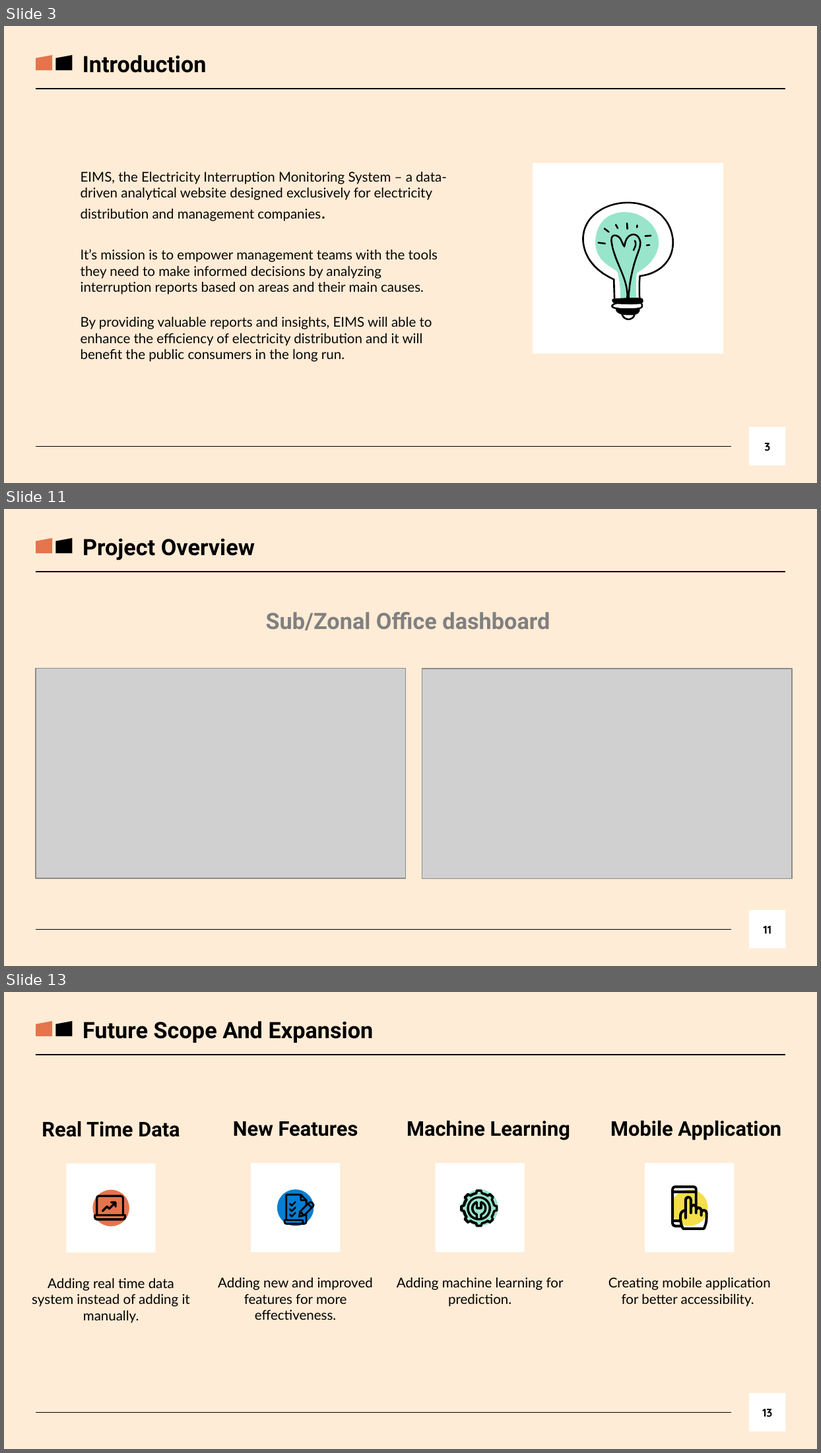
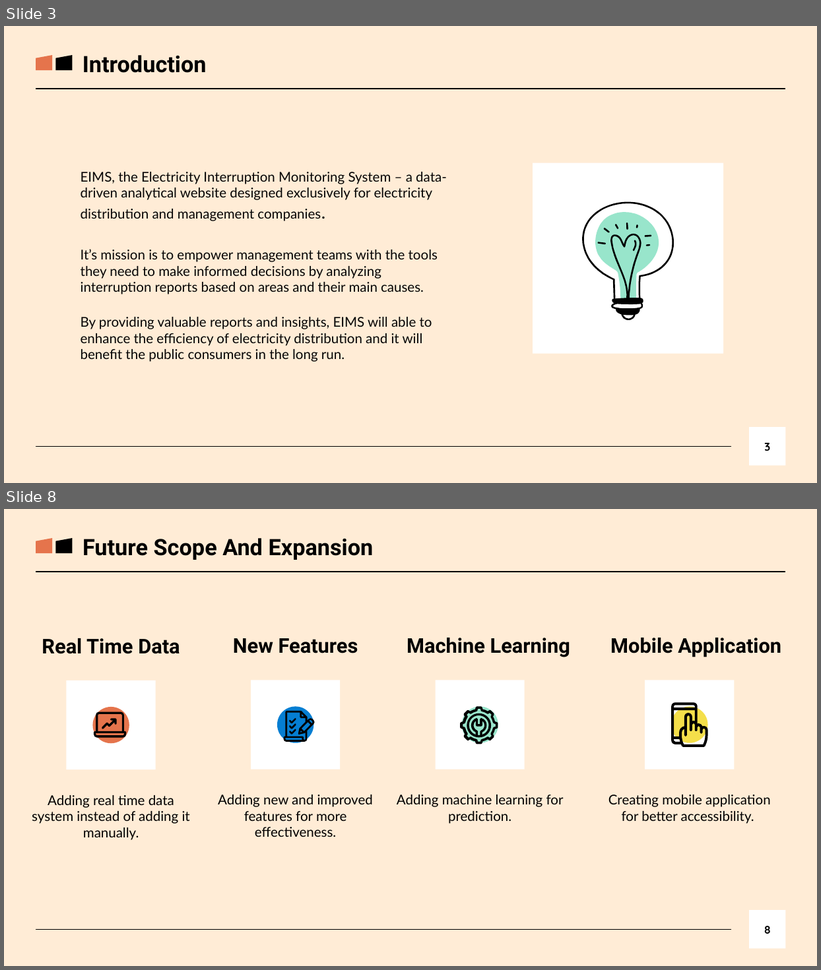
Before and after one commit to itstanmaymitra/eims, a slide deck: presentation/Presentation.pptx. Shown one above the other, each under a label of ours: slides 3, 11 and 13 before the commit, slides 3 and 8 after it; the slides between them are not shown. The pictures are 821x1453 and 821x970 pixels, drawn with LibreOffice and Linux fonts; fonts in the diff are those of the drawing; grey boxes stand for pictures. Boxes give left, top, right and bottom in pixels: in the first picture for what was removed or moved away, otherwise in the second. Text is boxed around its words. In the diff, an @@ line names an element or a change of style, - is before the commit and + after.

```diff
--- a/presentation/Presentation.pptx
+++ b/presentation/Presentation.pptx
@@ slide 11 removed at (4, 509, 817, 966), background #FFECD6; not listed: 2 template elements that a slide beside it also shows @@
@@ flow chart manual input removed at (36, 538, 52, 554) @@
@@ flow chart manual input removed at (56, 538, 72, 554) @@
@@ text removed at (83, 538, 255, 560) @@
-Project Overview
@@ text removed at (266, 612, 550, 630) @@
-Sub/Zonal Office dashboard
@@ picture removed at (36, 668, 406, 878) @@
@@ picture removed at (422, 668, 792, 879) @@
@@ page number removed at (749, 911, 785, 949) @@
-11
@@ what was slide 13 is now slide 8 @@
@@ page number at (764, 926, 771, 934): text changed @@
-13
+8
```
Also in this commit, not shown: 5 slides changed, 1 slide added, 5 other slides removed, 3 other files.
